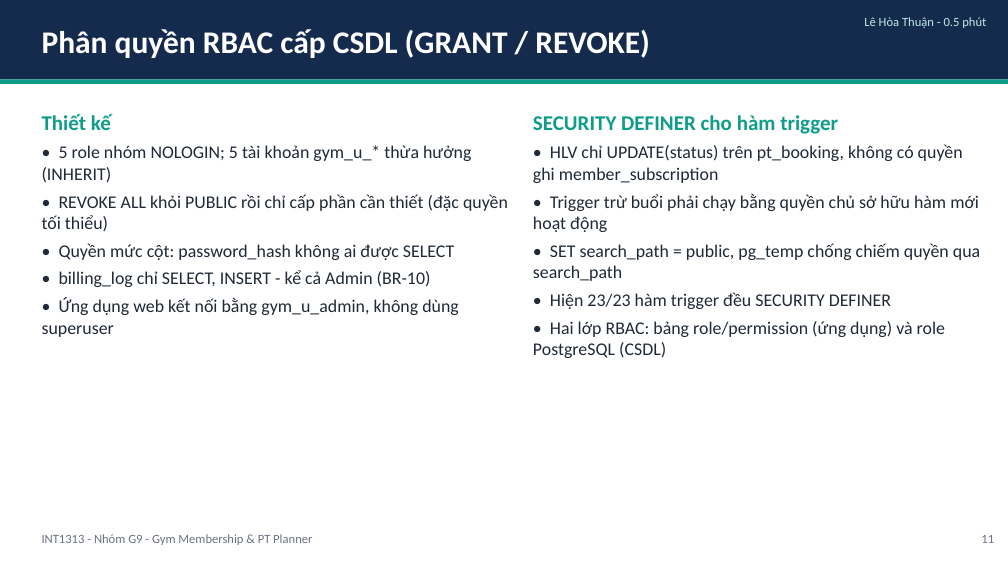
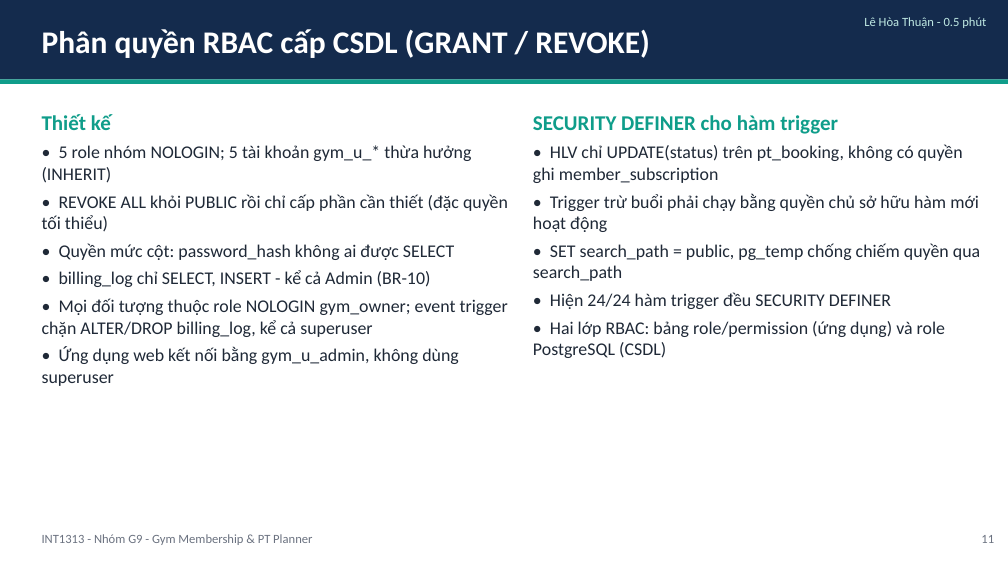
Before and after one commit to TienVN6222/PTIT_INT1313_CSDL_Group9, a slide deck: slide 11 of Phase 4/presentation/deck.pptx. Drawn at 1008x567 pixels with LibreOffice and Linux fonts; fonts in the diff are those of the drawing. Boxes give left, top, right and bottom in pixels: in the first picture for what was removed or moved away, otherwise in the second. Text is boxed around its words. In the diff, an @@ line names an element or a change of style, - is before the commit and + after.

Commit message:
Thực thi đầy đủ BR-23 và gia cố BR-10; đồng bộ tài liệu, báo cáo, slide
- BR-23: created_by_user_id NOT NULL, thêm updated_by_user_id/updated_at;
  trigger trg_set_updated_by; mọi thao tác ghi phải đặt app.current_user_id
  (app qua db_tx, scheduler qua PGOPTIONS, test 05/09)
- BR-10: mọi đối tượng thuộc role NOLOGIN gym_owner; event trigger
  evt_protect_billing_log/_drop chặn ALTER/DROP billing_log và trigger bất biến,
  kể cả superuser (lối thoát bảo trì có chủ đích)
- Kiểm thử: 05 = 109/109, 09 = 61/61, 06 = 8/8
- Cập nhật Phase 1/2 docs, 07_test_results, README, hướng dẫn bảo vệ SQL,
  slide (phân công đề xuất), sơ đồ EER, báo cáo Word/Markdown

```diff
--- a/Phase 4/presentation/deck.pptx
+++ b/Phase 4/presentation/deck.pptx
@@ text at <box>42,298,508,337</box>: paragraph added @@
+• Mọi đối tượng thuộc role NOLOGIN gym_owner; event trigger chặn ALTER/DROP billing_log, kể cả superuser
@@ text at <box>550,292,891,309</box>: text changed @@
-• Hiện 23/23 hàm trigger đều SECURITY DEFINER
+• Hiện 24/24 hàm trigger đều SECURITY DEFINER
```
Also in this commit, not shown: 4 other slides changed, 32 other files.
